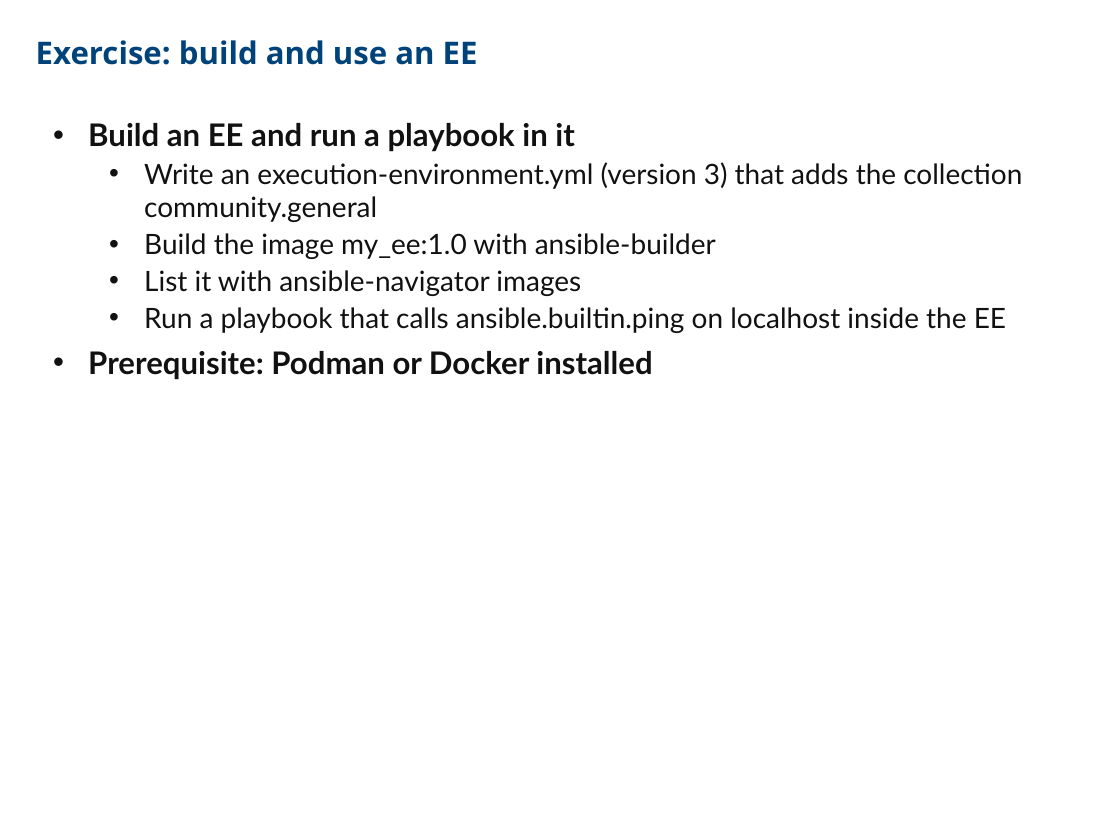
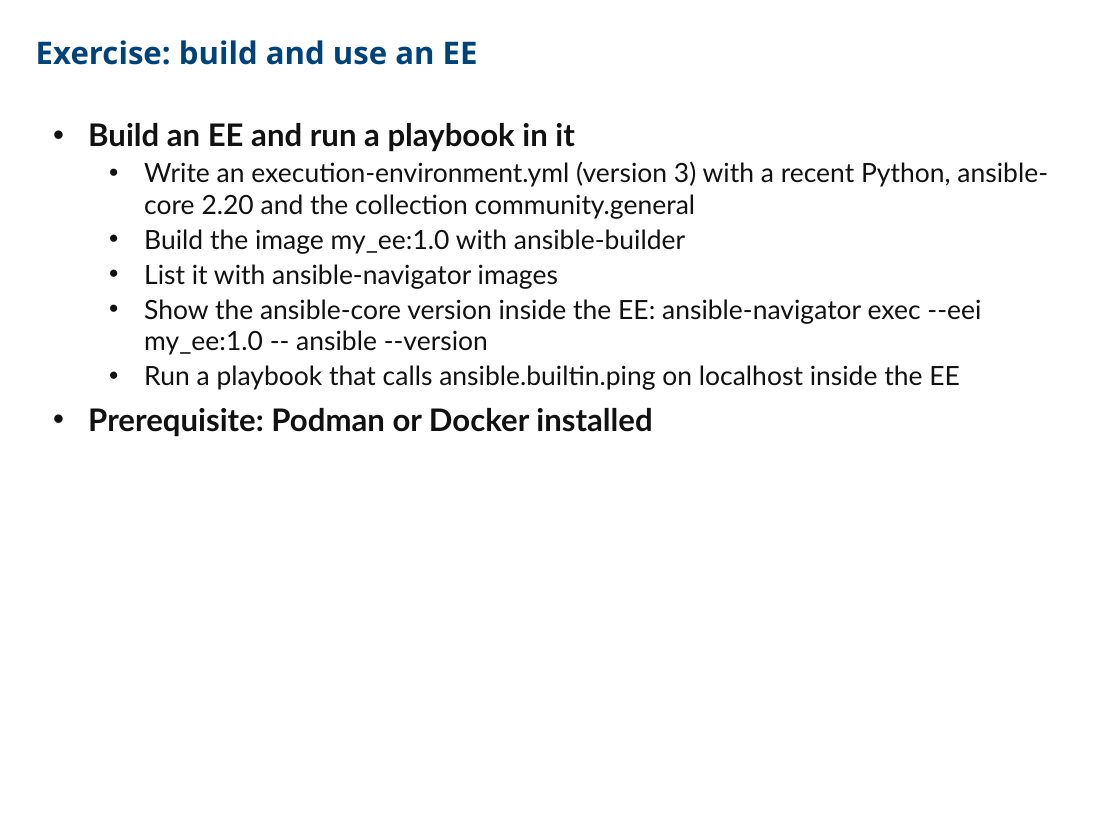
Before and after one commit to CCoupel/ansible-training, a slide deck: slide 191 of Ansible Training.pptx. Drawn at 1120x840 pixels with LibreOffice and Linux fonts; fonts in the diff are those of the drawing. Boxes give left, top, right and bottom in pixels: in the first picture for what was removed or moved away, otherwise in the second. Text is boxed around its words. In the diff, an @@ line names an element or a change of style, - is before the commit and + after.

```diff
--- a/Ansible Training.pptx
+++ b/Ansible Training.pptx
@@ text at (144,161,1048,219): text changed; size 18 to 17 pt @@
-  • Write an execution-environment.yml (version 3) that adds the collection community.general
+  • Write an execution-environment.yml (version 3) with a recent Python, ansible-core 2.20 and the collection community.general
@@ text at (144,229,960,390): size 18 to 17 pt in "Build the image my_ee:1.0 with ansible-builder", "List it with ansible-navigator images", "Run a playbook that calls ansible.builtin.ping on ..." @@
@@ text at (144,299,981,355): paragraph added @@
+  • Show the ansible-core version inside the EE: ansible-navigator exec --eei my_ee:1.0 -- ansible --version
```
Also in this commit, not shown: 5 other slides changed.
